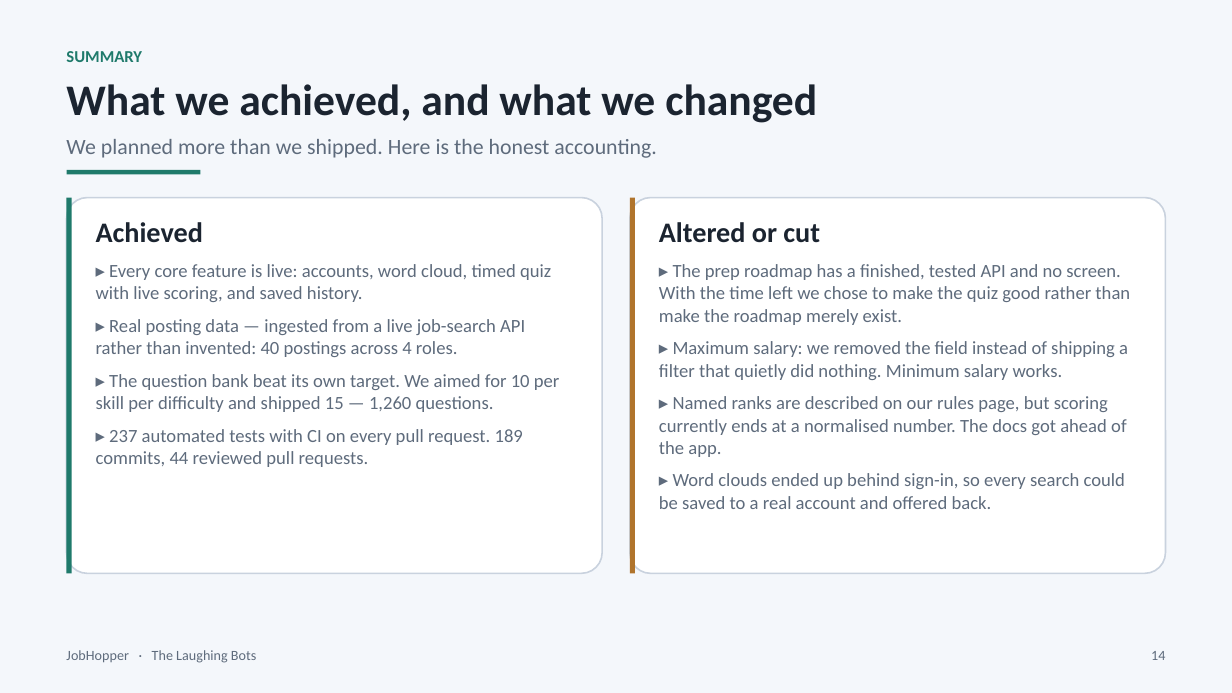
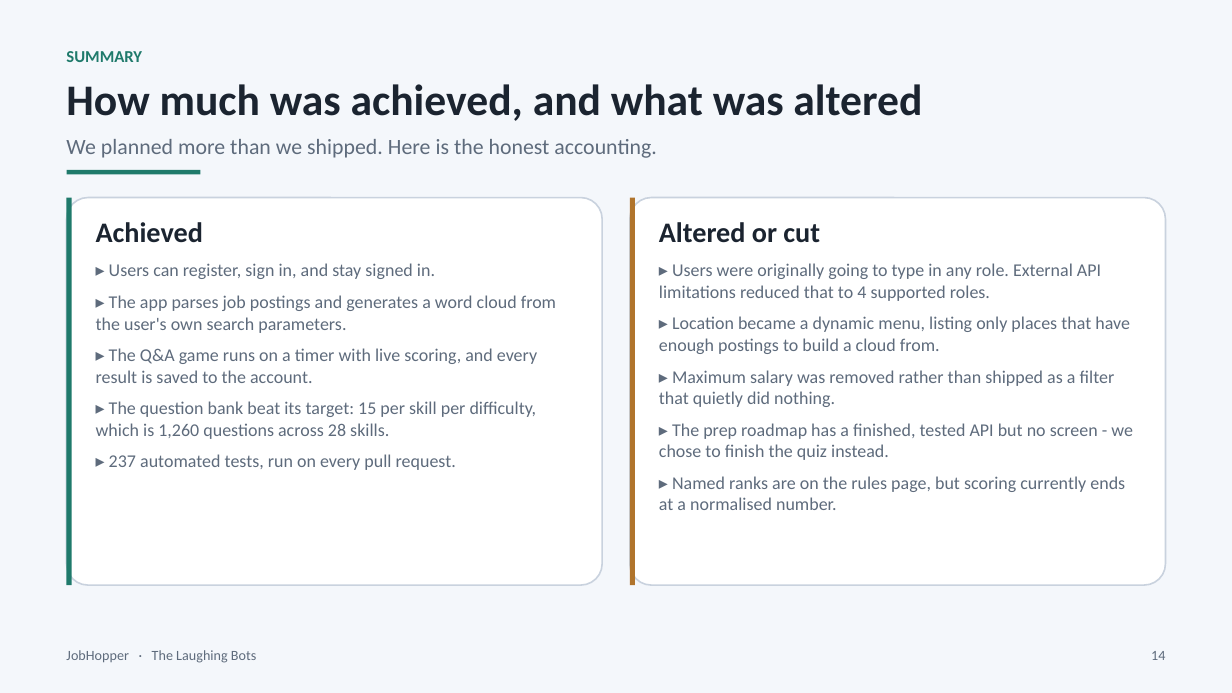
Before and after one commit to erhewlett/Laughing-Bots, a slide deck: slide 14 of presentation/JobHopper_Final_Presentation.pptx. Drawn at 1232x693 pixels with LibreOffice and Linux fonts; fonts in the diff are those of the drawing. Boxes give left, top, right and bottom in pixels: in the first picture for what was removed or moved away, otherwise in the second. Text is boxed around its words. In the diff, an @@ line names an element or a change of style, - is before the commit and + after.

```diff
--- a/presentation/JobHopper_Final_Presentation.pptx
+++ b/presentation/JobHopper_Final_Presentation.pptx
@@ text at [66, 84, 922, 121]: text changed @@
-What we achieved, and what we changed
+How much was achieved, and what was altered
@@ rounded rectangle: place and size @@
-rounded rectangle at [67, 198, 603, 574]
+rounded rectangle at [67, 198, 603, 585]
@@ rectangle: place and size @@
-rectangle at [67, 198, 72, 574]
+rectangle at [67, 198, 72, 585]
@@ rounded rectangle: place and size @@
-rounded rectangle at [630, 198, 1166, 574]
+rounded rectangle at [630, 198, 1166, 585]
@@ rectangle: place and size @@
-rectangle at [630, 198, 636, 574]
+rectangle at [630, 198, 636, 585]
@@ text at [96, 263, 556, 470]: text changed; size 14.5 to 14 pt @@
-▸ Every core feature is live: accounts, word cloud, timed quiz
-with live scoring, and saved history.
-▸ Real posting data — ingested from a live job-search API
-rather than invented: 40 postings across 4 roles.
-▸ The question bank beat its own target. We aimed for 10 per
-skill per difficulty and shipped 15 — 1,260 questions.
-▸ 237 automated tests with CI on every pull request. 189
-commits, 44 reviewed pull requests.
+▸ Users can register, sign in, and stay signed in.
+▸ The app parses job postings and generates a word cloud from
+the user's own search parameters.
+▸ The Q&A game runs on a timer with live scoring, and every
+result is saved to the account.
+▸ The question bank beat its target: 15 per skill per difficulty,
+which is 1,260 questions across 28 skills.
+▸ 237 automated tests, run on every pull request.
@@ text at [659, 263, 1133, 510]: text changed; size 14.5 to 14 pt @@
-▸ The prep roadmap has a finished, tested API and no screen.
-With the time left we chose to make the quiz good rather than
-make the roadmap merely exist.
-▸ Maximum salary: we removed the field instead of shipping a
-filter that quietly did nothing. Minimum salary works.
-▸ Named ranks are described on our rules page, but scoring
-currently ends at a normalised number. The docs got ahead of
-the app.
-▸ Word clouds ended up behind sign-in, so every search could
-be saved to a real account and offered back.
+▸ Users were originally going to type in any role. External API
+limitations reduced that to 4 supported roles.
+▸ Location became a dynamic menu, listing only places that have
+enough postings to build a cloud from.
+▸ Maximum salary was removed rather than shipped as a filter
+that quietly did nothing.
+▸ The prep roadmap has a finished, tested API but no screen - we
+chose to finish the quiz instead.
+▸ Named ranks are on the rules page, but scoring currently ends
+at a normalised number.
```
Also in this commit, not shown: 3 other slides changed, 2 slides added, 2 slides removed, 5 other files.
